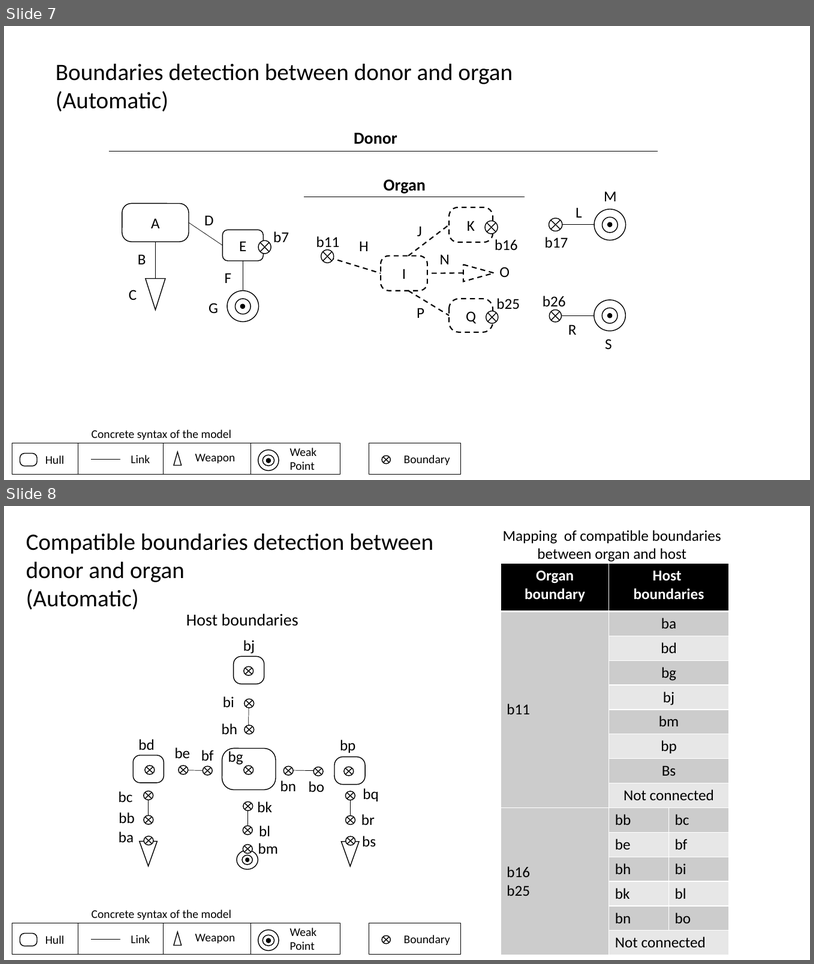
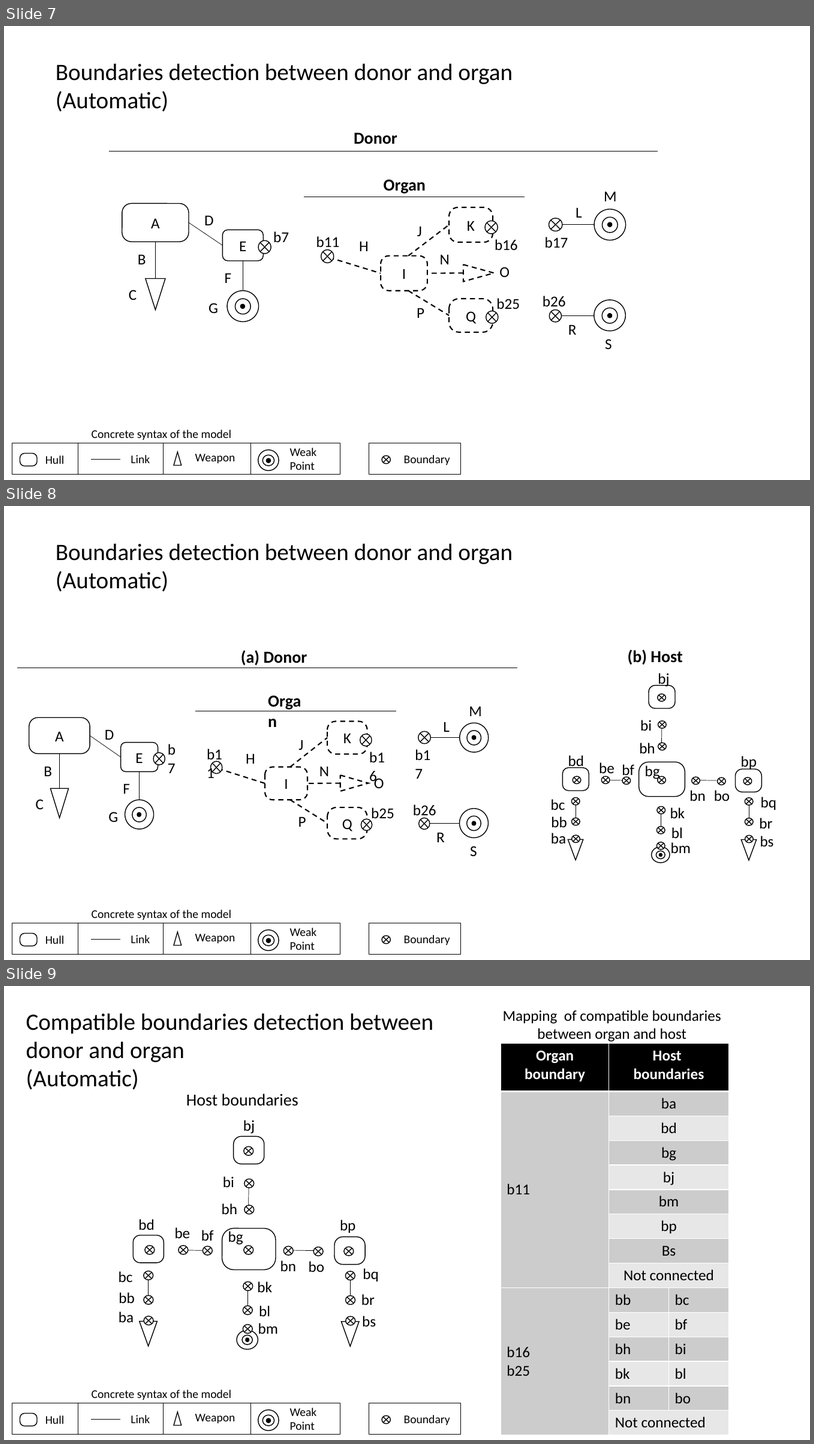
Before and after one commit to SOLAR-group/PCT, a slide deck: Figures/Source/VideogameTransplantationExample.pptx. Shown one above the other, each under a label of ours: slides 7 and 8 before the commit, slides 7, 8 and 9 after it. The pictures are 814x964 and 814x1444 pixels, drawn with LibreOffice and Linux fonts; fonts in the diff are those of the drawing. Boxes give left, top, right and bottom in pixels: in the first picture for what was removed or moved away, otherwise in the second. Text is boxed around its words. In the diff, an @@ line names an element or a change of style, - is before the commit and + after.

```diff
--- a/Figures/Source/VideogameTransplantationExample.pptx
+++ b/Figures/Source/VideogameTransplantationExample.pptx
@@ slide 8 added at (4, 506, 810, 960), background #FFFFFF @@
@@ text added at (56, 543, 513, 592), 28 pt, text #000000 @@
+Boundaries detection between donor and organ
+(Automatic)
@@ text added at (628, 649, 683, 664), 20 pt, text #000000, bold @@
+(b) Host
@@ group added at (17, 650, 518, 856): 22 texts, 11 lines, 9 ellipses, 6 flow chart summing junctions, 5 rounded rectangles, 2 triangles @@
+A
+E
+I
+K
+Q
+B
+C
+D
+F
+G
+H
+J
+L
+M
+N
+O
+P
+R
+S
+b7
+b11
+b16
+b17
+b25
+b26
+(a) Donor
+Organ
@@ group added at (551, 673, 777, 862): 19 texts, 19 flow chart summing junctions, 6 lines, 4 rounded rectangles, 3 ellipses, 2 triangles @@
+bg
+bb
+bc
+bd
+be
+bf
+ba
+bh
+bi
+bj
+bk
+bl
+bm
+bn
+bo
+bp
+bq
+br
+bs
@@ text added at (92, 909, 232, 919), 14 pt, text #000000 @@
+Concrete syntax of the model
@@ rectangle added at (12, 923, 341, 954), outline #000000 0.75 pt @@
@@ rounded rectangle added at (20, 933, 36, 946), fill #FFFFFF, outline #000000 1 pt @@
@@ text added at (45, 935, 65, 943), 14 pt, text #000000 @@
+Hull
@@ line added from (78, 923) to (78, 954), #000000 0.5 pt @@
@@ text added at (131, 934, 150, 943), 14 pt, text #000000 @@
+Link
@@ line added from (163, 923) to (163, 954), #000000 0.5 pt @@
@@ triangle added at (174, 932, 182, 945), fill #FFFFFF, outline #000000 1 pt @@
@@ text added at (195, 933, 236, 943), 14 pt, text #000000 @@
+Weapon
@@ line added from (251, 923) to (251, 954), #000000 0.5 pt @@
@@ ellipse added at (258, 930, 279, 950), fill #FFFFFF, outline #000000 1 pt @@
@@ ellipse added at (263, 935, 275, 946), fill #FFFFFF, outline #000000 1 pt @@
@@ text added at (290, 927, 317, 949), 14 pt, text #000000 @@
+Weak Point
@@ rectangle added at (369, 923, 461, 954), outline #000000 0.75 pt @@
@@ flow chart summing junction added at (382, 936, 390, 943), fill #FFFFFF, outline #000000 1 pt @@
@@ text added at (404, 934, 450, 945), 14 pt, text #000000 @@
+Boundary
@@ line added from (91, 939) to (120, 939), #000000 0.5 pt @@
@@ ellipse added at (267, 938, 271, 942), fill #000000, outline #000000 1 pt @@
@@ what was slide 8 is now slide 9 @@
```
Also in this commit, not shown: 2 slides changed, 25 other files.
